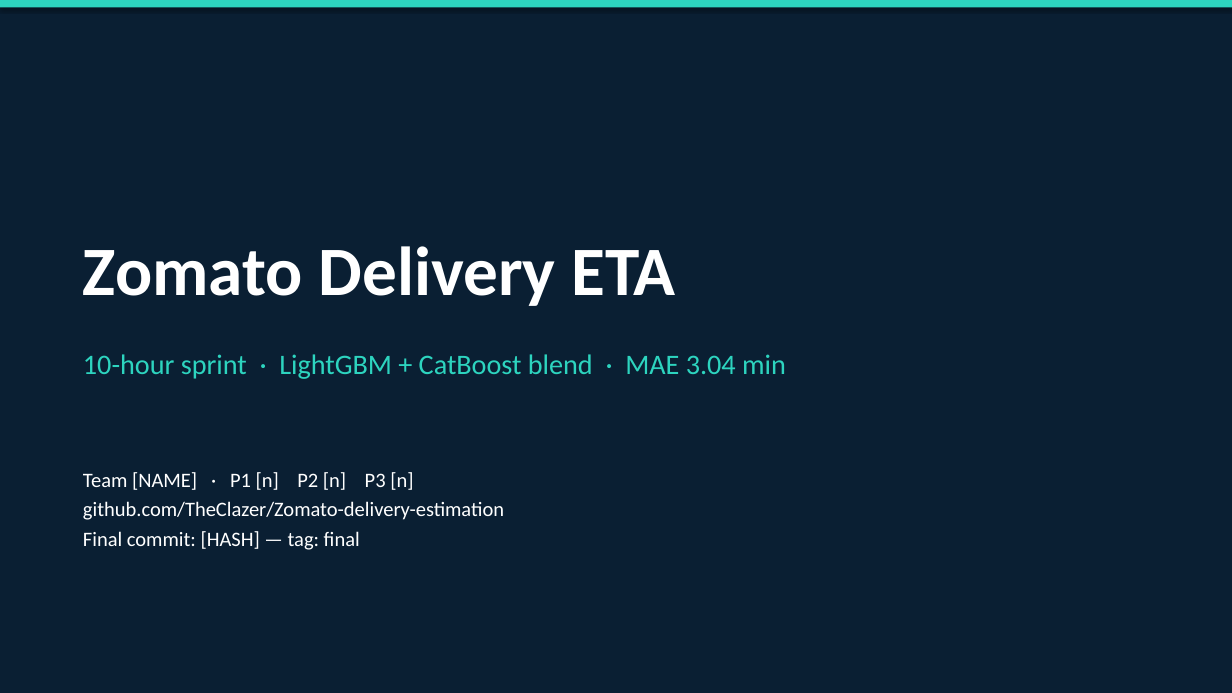
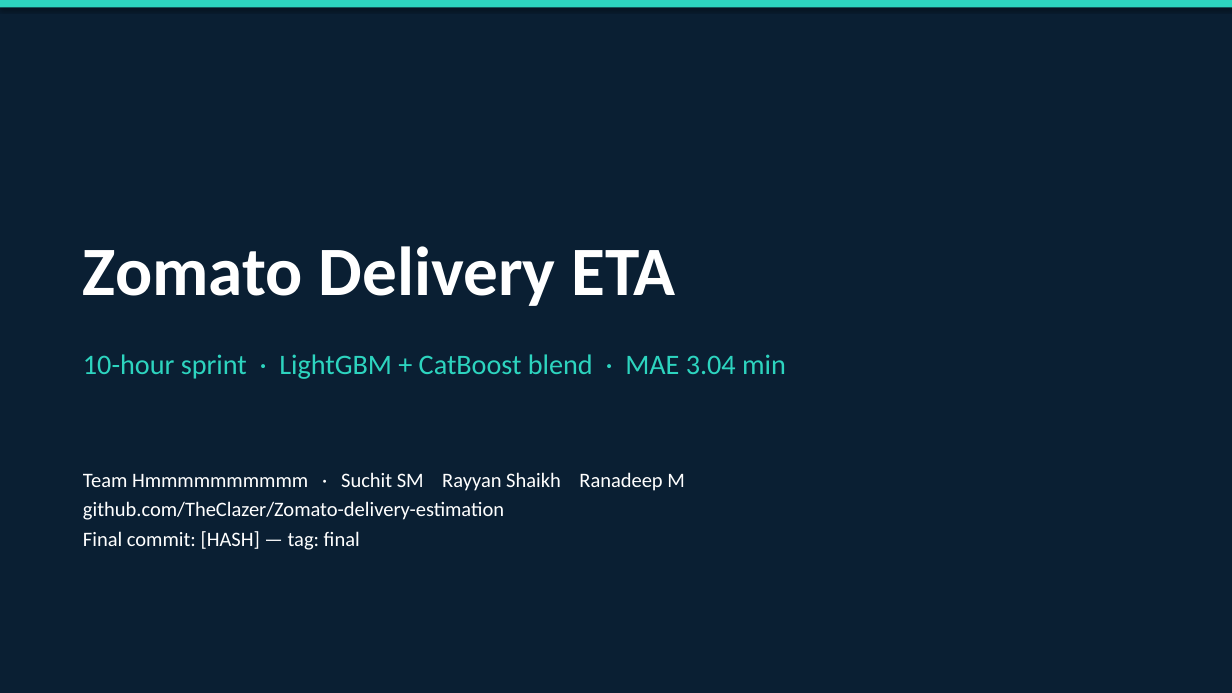
Before and after one commit to TheClazer/Zomato-delivery-estimation, a slide deck: slide 1 of reports/pitch_6pm.pptx. Drawn at 1232x693 pixels with LibreOffice and Linux fonts; fonts in the diff are those of the drawing. Boxes give left, top, right and bottom in pixels: in the first picture for what was removed or moved away, otherwise in the second. Text is boxed around its words. In the diff, an @@ line names an element or a change of style, - is before the commit and + after.

```diff
--- a/reports/pitch_6pm.pptx
+++ b/reports/pitch_6pm.pptx
@@ text at (83, 472, 685, 491): text changed @@
-Team [NAME] · P1 [n] P2 [n] P3 [n]
+Team Hmmmmmmmmmm · Suchit SM Rayyan Shaikh Ranadeep M
```
Also in this commit, not shown: 5 other files.
